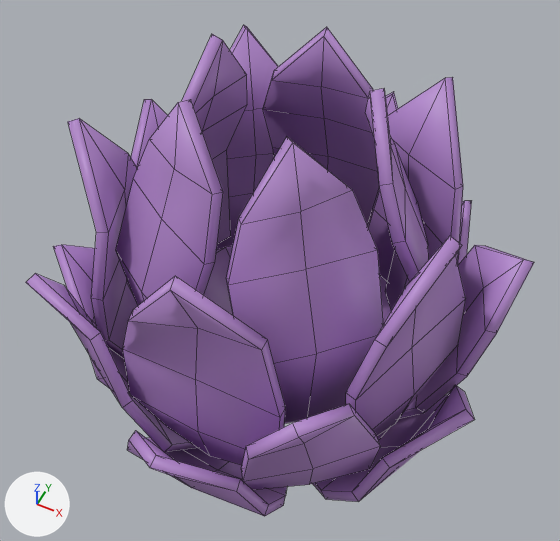
A saved change to the Blender file data/Assets/Models/Vegetation/Plant 1.blend.
Both versions are drawn from a 50 mm camera at (7.03, -13.98, 24.13) aimed at (0.06, -0.05, 6.72). The axes (+X, +Y, +Z) are drawn at lower left. The lights are the same throughout. Mesh edges are drawn as thin lines.
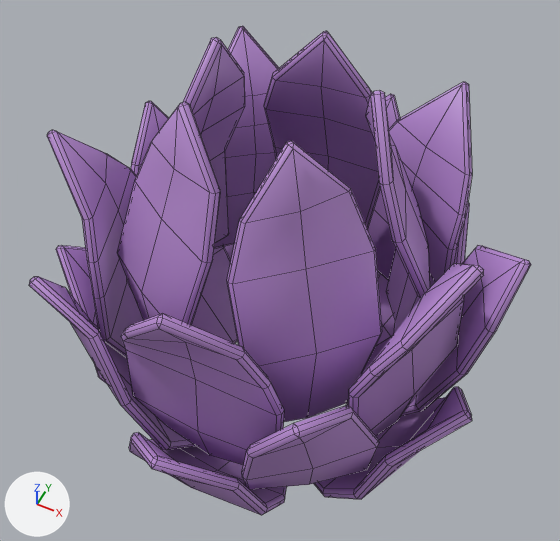
Commit message: Kartong: Tweaked Plant.

Location of each change, (x1, y1, x2, y2) in pixels of the pictures (560 x 541 px):
```json
{"object": "Plane.003", "change": "modifiers changed", "before": [116, 27, 429, 423], "after": [117, 31, 430, 422]}
{"object": "Plane.002", "change": "reshaped, modifiers changed", "before": [68, 25, 466, 465], "after": [47, 26, 484, 465], "on screen": "10% wider"}
{"object": "Plane.001", "change": "modifiers changed", "before": [26, 92, 534, 490], "after": [29, 94, 531, 490]}
{"object": "Plane", "change": "modifiers changed", "before": [53, 201, 475, 516], "after": [56, 203, 472, 515]}
{"part": 1, "of": "me_plane_002", "change": "built on", "before": [68, 25, 466, 417], "after": [47, 26, 484, 416]}
```

Edits to the scene script, one JSON object a line:
```json
{"block": "me_plane_002", "where": "me_plane_002.from_pydata(...)  # 13 vertices, 8 faces; spans x -1.09..1.25, y -2.76..-2.27, z 1.55..5.73"}
{"block": "me_plane_002", "where": "# used by ob_plane_002; location = (0.0, -0.01, 0.19); scale = (2.0, 2.0, 2.0)"}
{"block": "me_plane_002", "where": "# verts and faces of me_plane_002; kept vertices keep their numbers, new ones are numbered from 13"}
{"block": "me_plane_002", "where": "# before: 6 (-0.77, -2.57, 4.49), 7 (0.93, -2.3, 4.6), 11 (0.11, -2.76, 5.73), 12 (0.09, -2.34, 4.57)"}
{"block": "me_plane_002", "change": "me_plane_002 part 1"}
{"op": "add", "block": "me_plane_002", "code": "delete_faces([(7, 11, 12), (6, 12, 11)])"}
{"op": "add", "block": "me_plane_002", "code": "verts[11] = (0.15, -3.13, 5.53)  # moved"}
{"op": "add", "block": "me_plane_002", "code": "verts[6] = (-0.94, -2.63, 4.06)  # moved"}
{"op": "add", "block": "me_plane_002", "code": "verts[7] = (1.08, -2.49, 4.12)  # moved"}
{"op": "add", "block": "me_plane_002", "code": "verts[12] = (0.06, -2.51, 4.12)  # moved"}
{"op": "add", "block": "me_plane_002", "code": "verts[13] = (-0.65, -2.83, 4.52)"}
{"op": "add", "block": "me_plane_002", "code": "verts[14] = (0.8, -2.56, 4.63)"}
{"op": "add", "block": "me_plane_002", "code": "verts[15] = (0.08, -2.6, 4.6)"}
{"op": "add", "block": "me_plane_002", "code": "faces += [(11, 15, 14), (11, 13, 15), (7, 14, 15, 12), (6, 12, 15, 13)]"}
{"op": "add", "block": "ob_plane", "code": "_m = ob_plane.modifiers.new('Bevel', 'BEVEL')"}
{"op": "add", "block": "ob_plane", "code": "_m.width = 0.05"}
{"op": "add", "block": "ob_plane", "code": "_m.width_pct = 0.05"}
{"op": "add", "block": "ob_plane_001", "code": "_m = ob_plane_001.modifiers.new('Bevel', 'BEVEL')"}
{"op": "add", "block": "ob_plane_001", "code": "_m.width = 0.05"}
{"op": "add", "block": "ob_plane_001", "code": "_m.width_pct = 0.05"}
{"op": "add", "block": "ob_plane_002", "code": "_m = ob_plane_002.modifiers.new('Bevel', 'BEVEL')"}
{"op": "add", "block": "ob_plane_002", "code": "_m.width = 0.05"}
{"op": "add", "block": "ob_plane_002", "code": "_m.width_pct = 0.05"}
{"op": "add", "block": "ob_plane_003", "code": "_m = ob_plane_003.modifiers.new('Bevel', 'BEVEL')"}
{"op": "add", "block": "ob_plane_003", "code": "_m.width = 0.05"}
{"op": "add", "block": "ob_plane_003", "code": "_m.width_pct = 0.05"}
```
